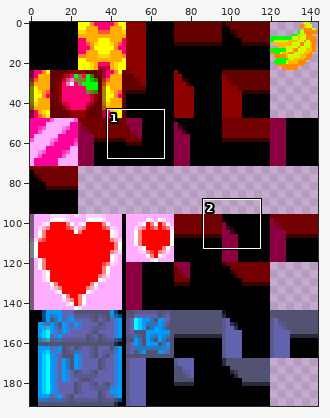
A sprite sheet gets an edit: images/tileset.png. Above: a wide view before the commit, with the close-up outlined.
Close-up. First the earlier version:
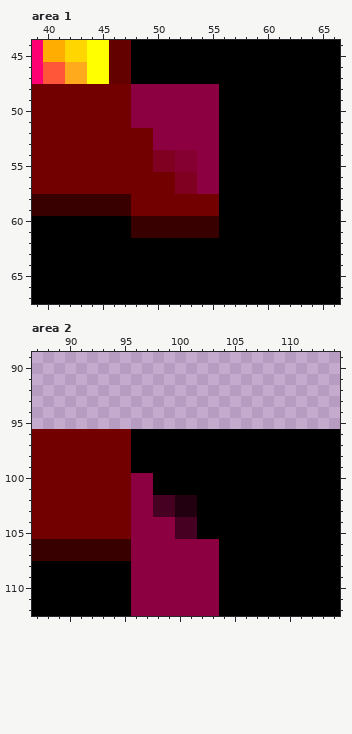
The file is 144x192 pixels. Colours within 5 levels of each other are drawn and written as one. Shown: area 1: x 39..66, y 44..67; area 2: x 87..114, y 89..112.
After:
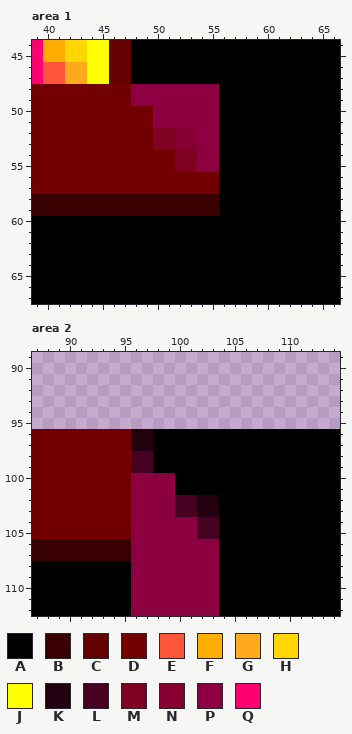
Palette (. is transparent): A #000000  B #390000  C #630000  D #730000  E #ff5639  F #ffad00  G #ffaa1c  H #ffd600  J #ffff00  K #230010  L #460021  M #7f0021  N #850031  P #8c0042  Q #ff0073
Difference:
{"where": "area 1"}
{"y":50,"x":48,"old":"PP","new":"DD"}
{"y":51,"x":48,"old":"PP","new":"DD"}
{"y":52,"x":50,"old":"PPPP","new":"MMNN"}
{"y":53,"x":50,"old":"PPPP","new":"MMNN"}
{"y":54,"x":50,"old":"MMNN","new":"DDMM"}
{"y":55,"x":50,"old":"MMNN","new":"DDMM"}
{"y":56,"x":52,"old":"MMPP","new":"DDDD"}
{"y":57,"x":52,"old":"MMPP","new":"DDDD"}
{"y":58,"x":48,"old":"DDDDDDDD","new":"BBBBBBBB"}
{"y":59,"x":48,"old":"DDDDDDDD","new":"BBBBBBBB"}
{"y":60,"x":48,"old":"BBBBBBBB","new":"AAAAAAAA"}
{"y":61,"x":48,"old":"BBBBBBBB","new":"AAAAAAAA"}
{"where": "area 2"}
{"y":96,"x":96,"old":"AA","new":"KK"}
{"y":97,"x":96,"old":"AA","new":"KK"}
{"y":98,"x":96,"old":"AA","new":"LL"}
{"y":99,"x":96,"old":"AA","new":"LL"}
{"y":100,"x":98,"old":"AA","new":"PP"}
{"y":101,"x":98,"old":"AA","new":"PP"}
{"y":102,"x":98,"old":"LLKKAA","new":"PPLLKK"}
{"y":103,"x":98,"old":"LLKKAA","new":"PPLLKK"}
{"y":104,"x":100,"old":"LLAA","new":"PPLL"}
{"y":105,"x":100,"old":"LLAA","new":"PPLL"}
